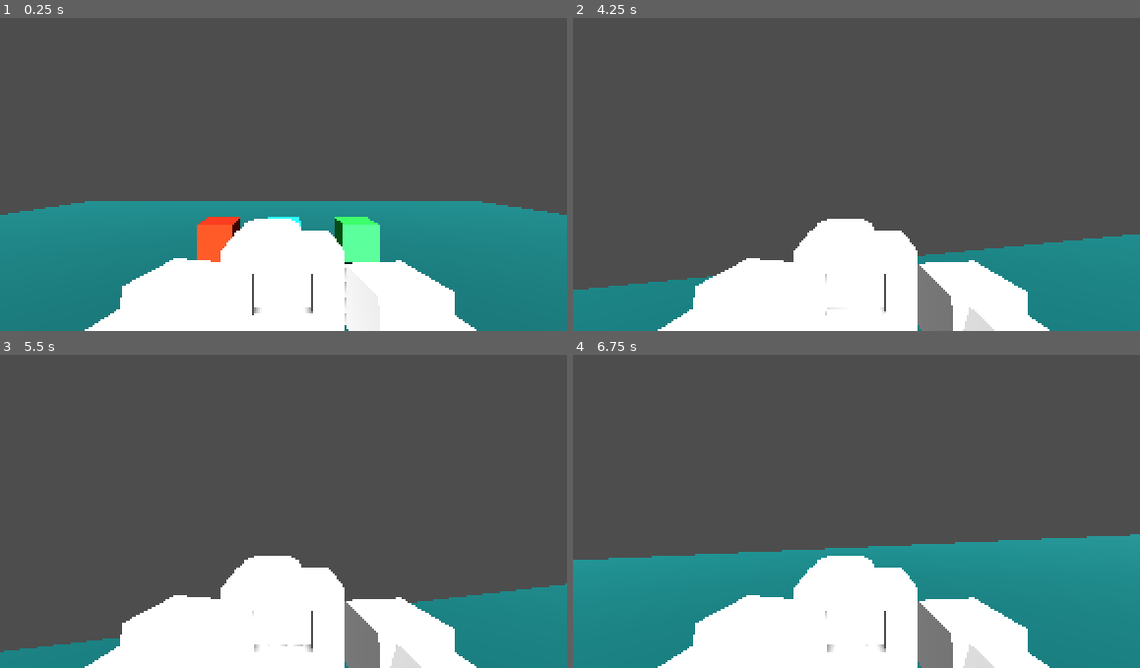
Above: before the commit, frames 1-4 (two rows, left to right).
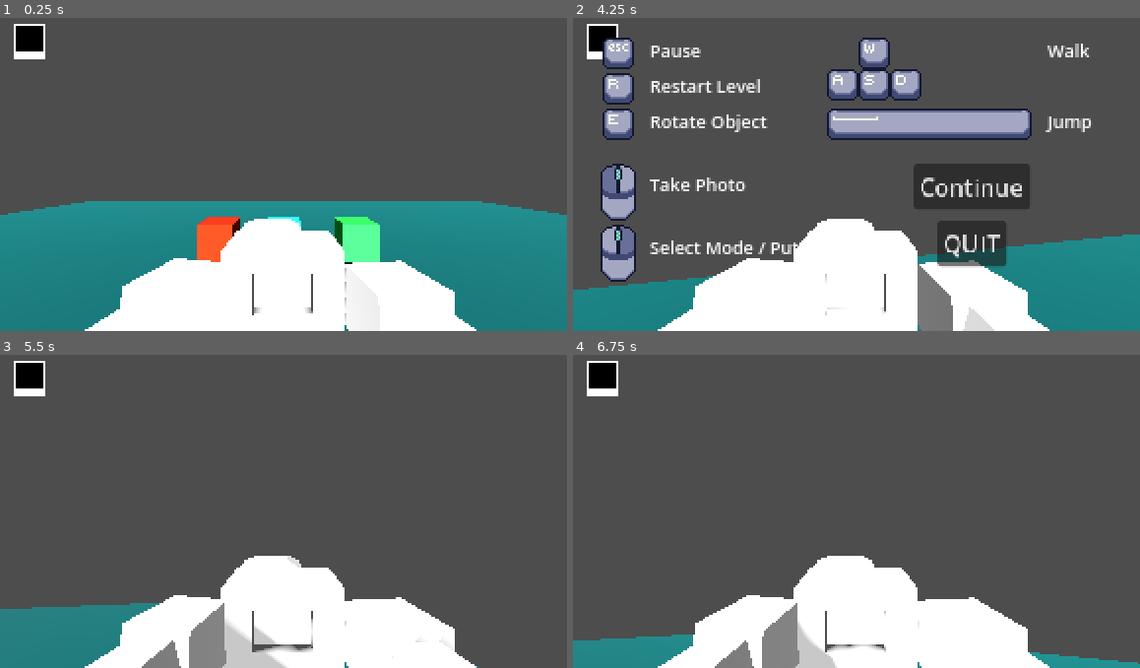
Above: after the commit, the same moments.

Repository: G4vp/TheCopyCam
Game: Godot game, scene res://Scenes/Environment/level.tscn
The game is run twice, just before and just after one commit, with the same random seed, the same clock (stepped at 60 frames per second) and the same inputs.
Inputs (mouse positions are in pixels of both pictures, inside the frame that each line leads up to):
- Up to frame 1 (0.25 s): no input
- Up to frame 2 (4.25 s): move the mouse to (884, 171) at 0.52 s; hold Up (move_up) from 0.53 s (still down); tap Space (jump) at 0.6, 0.77, 1.07, 1.52, 1.55, 1.82, 2.3, 3.02, 3.05, 3.32, 3.6, 3.77, 4.07 s; move the mouse to (828, 171) at 1.27 s; click (828, 171) at 1.35 s; move the mouse to (873, 165) at 2.02 s; hold Right mouse button (action_2) 2.03-2.78 s; move the mouse to (850, 177) at 2.77 s; tap Q (rotate_y, bound only before the commit) at 2.85 s; move the mouse to (901, 174) at 3.52 s; tap Escape (pause) at 4.15 s
- Up to frame 3 (5.5 s): release Up (move_up) at 4.25 s; click (396, 524) at 4.25 s, where only the run after the commit has a clickable "Continue"; move the mouse to (113, 461) at 5.02 s; hold A (move_left) from 5.03 s (still down); click (113, 461) at 5.1 s; tap Space (jump) at 5.27, 5.3 s
- Up to frame 4 (6.75 s): tap Space (jump) at 5.57, 6.05 s; move the mouse to (884, 508) at 5.77 s; release A (move_left) at 5.78 s; hold Down (move_down) 5.78-6.53 s; hold Right mouse button (action_2) 5.78-6.53 s; move the mouse to (771, 430) at 6.52 s; hold E (inventory_right) from 6.53 s (still down); tap Q (rotate_y, bound only before the commit) at 6.6 s

The runs differ from the first frame. In frame 1, 0.6% of the frame differs, in the area x 2-8%, y 1-14%; in frame 2, 17%; in frame 3, 12%; in frame 4, 25%, in the area x 0-100%, y 1-100%.

Commit message:
Pause Menu

Diff:
--- /dev/null
+++ b/Scenes/Characters/PauseSystem.gd
@@ -0,0 +1,32 @@
+extends Control
+
+@onready var _pause_control = $PauseControl
+@onready var _isPause: bool = false
+# Called when the node enters the scene tree for the first time.
+func _ready():
+	pass # Replace with function body.
+
+
+# Called every frame. 'delta' is the elapsed time since the previous frame.
+func _process(delta):
+	pass
+func _input(event):
+
+	if event.is_action_pressed("pause"):
+		if _isPause:
+			Input.mouse_mode = Input.MOUSE_MODE_CAPTURED
+			_pause_control.hide()
+			_isPause = false
+		else:
+			Input.mouse_mode = Input.MOUSE_MODE_VISIBLE
+			_pause_control.show()
+			_isPause = true
+
+func _on_quit_button_pressed():
+	get_tree().quit()
+
+
+func _on_continue_pressed():
+	Input.mouse_mode = Input.MOUSE_MODE_CAPTURED
+	_pause_control.hide()
+	_isPause = false
--- a/Scenes/Characters/player.gd
+++ b/Scenes/Characters/player.gd
@@ -41,11 +41,6 @@
 
 func _input(event):
 
-	if event.is_action_pressed("pause"):
-		if Input.mouse_mode == Input.MOUSE_MODE_CAPTURED:
-			Input.mouse_mode = Input.MOUSE_MODE_VISIBLE
-		else:
-			Input.mouse_mode = Input.MOUSE_MODE_CAPTURED
 	if event.is_action_pressed("reload"):
 		get_tree().reload_current_scene()
 
--- a/Scenes/Characters/player.tscn
+++ b/Scenes/Characters/player.tscn
@@ -1,11 +1,22 @@
-[gd_scene load_steps=8 format=3 uid="uid://fdlxo75d2rod"]
+[gd_scene load_steps=17 format=3 uid="uid://fdlxo75d2rod"]
 
 [ext_resource type="Script" path="res://Scenes/Characters/player.gd" id="1_owhbk"]
 [ext_resource type="PackedScene" uid="uid://ne5cs2fwwukg" path="res://Scenes/Characters/copy_cam_controller.tscn" id="2_vstre"]
 [ext_resource type="PackedScene" uid="uid://bvmsos1o25l15" path="res://Assets/Models/arms.glb" id="3_7nt2v"]
 [ext_resource type="Script" path="res://Scenes/Characters/photos_frame_control.gd" id="4_fpn8k"]
+[ext_resource type="Script" path="res://Scenes/Characters/PauseSystem.gd" id="5_e4ib5"]
+[ext_resource type="Texture2D" uid="uid://dmxywit4111c0" path="res://Assets/UI/r.png" id="5_fngb3"]
+[ext_resource type="Texture2D" uid="uid://vsgtaaeeg5n5" path="res://Assets/UI/esc.png" id="5_hl0lh"]
+[ext_resource type="Texture2D" uid="uid://r0bgsfqxya2a" path="res://Assets/UI/right_button.png" id="6_ut8jn"]
+[ext_resource type="Texture2D" uid="uid://m2o1wyr7ugew" path="res://Assets/UI/space.png" id="6_xyb0c"]
+[ext_resource type="Texture2D" uid="uid://db0ix3lqsk1ib" path="res://Assets/UI/wasds.png" id="7_3sgf4"]
+[ext_resource type="Texture2D" uid="uid://2xsr63e8jfhs" path="res://Assets/UI/e.png" id="9_ho2sg"]
+[ext_resource type="Texture2D" uid="uid://daox03s57jvch" path="res://Assets/UI/left_button.png" id="10_pu45q"]
 
 [sub_resource type="SeparationRayShape3D" id="SeparationRayShape3D_qvoft"]
+
+[sub_resource type="LabelSettings" id="LabelSettings_b3kuv"]
+font_size = 9
 
 [sub_resource type="CapsuleShape3D" id="CapsuleShape3D_11kdu"]
 
@@ -58,6 +69,185 @@
 mouse_filter = 2
 script = ExtResource("4_fpn8k")
 COPY_CAM_CONTROLLER = NodePath("../CameraController/CopyCamController")
+
+[node name="PauseSystem" type="Control" parent="."]
+layout_mode = 3
+anchors_preset = 15
+anchor_right = 1.0
+anchor_bottom = 1.0
+offset_left = 7.0
+offset_top = 7.0
+offset_right = 7.0
+offset_bottom = 7.0
+grow_horizontal = 2
+grow_vertical = 2
+size_flags_horizontal = 4
+mouse_filter = 1
+mouse_force_pass_scroll_events = false
+script = ExtResource("5_e4ib5")
+
+[node name="PauseControl" type="Control" parent="PauseSystem"]
+visible = false
+anchors_preset = 0
+offset_right = 40.0
+offset_bottom = 40.0
+
+[node name="Pause" type="Control" parent="PauseSystem/PauseControl"]
+anchors_preset = 0
+offset_left = 2.0
+offset_top = 8.0
+offset_right = 42.0
+offset_bottom = 48.0
+mouse_filter = 2
+
+[node name="Esc" type="TextureRect" parent="PauseSystem/PauseControl/Pause"]
+layout_mode = 2
+offset_left = 8.0
+offset_right = 20.0
+offset_bottom = 12.0
+grow_horizontal = 2
+grow_vertical = 2
+size_flags_horizontal = 4
+size_flags_stretch_ratio = 0.0
+texture = ExtResource("5_hl0lh")
+
+[node name="Pause" type="Label" parent="PauseSystem/PauseControl/Pause"]
+layout_mode = 0
+offset_left = 30.0
+offset_top = -2.0
+offset_right = 57.0
+offset_bottom = 14.0
+text = "Pause"
+label_settings = SubResource("LabelSettings_b3kuv")
+
+[node name="KeyBoard" type="Control" parent="PauseSystem/PauseControl"]
+anchors_preset = 0
+offset_top = 40.0
+offset_right = 40.0
+offset_bottom = 80.0
+mouse_filter = 2
+
+[node name="Space" type="TextureRect" parent="PauseSystem/PauseControl/KeyBoard"]
+layout_mode = 0
+offset_left = 122.0
+offset_top = 2.0
+offset_right = 226.0
+offset_bottom = 18.0
+texture = ExtResource("6_xyb0c")
+
+[node name="WASD" type="TextureRect" parent="PauseSystem/PauseControl/KeyBoard"]
+layout_mode = 0
+offset_left = 122.0
+offset_top = -34.0
+offset_right = 170.0
+offset_bottom = -2.0
+texture = ExtResource("7_3sgf4")
+
+[node name="R" type="TextureRect" parent="PauseSystem/PauseControl/KeyBoard"]
+layout_mode = 0
+offset_left = 8.0
+offset_top = -16.0
+offset_right = 24.0
+texture = ExtResource("5_fngb3")
+
+[node name="walk" type="Label" parent="PauseSystem/PauseControl/KeyBoard"]
+offset_left = 234.0
+offset_top = -34.0
+offset_right = 261.0
+offset_bottom = -18.0
+text = "Walk"
+label_settings = SubResource("LabelSettings_b3kuv")
+
+[node name="jump" type="Label" parent="PauseSystem/PauseControl/KeyBoard"]
+offset_left = 234.0
+offset_top = 2.0
+offset_right = 261.0
+offset_bottom = 18.0
+text = "Jump
+"
+label_settings = SubResource("LabelSettings_b3kuv")
+
+[node name="Restart" type="Label" parent="PauseSystem/PauseControl/KeyBoard"]
+offset_left = 32.0
+offset_top = -16.0
+offset_right = 89.0
+text = "Restart Level"
+label_settings = SubResource("LabelSettings_b3kuv")
+
+[node name="E" type="TextureRect" parent="PauseSystem/PauseControl/KeyBoard"]
+layout_mode = 0
+offset_left = 8.0
+offset_top = 2.0
+offset_right = 24.0
+offset_bottom = 18.0
+texture = ExtResource("9_ho2sg")
+
+[node name="Rotate" type="Label" parent="PauseSystem/PauseControl/KeyBoard"]
+offset_left = 32.0
+offset_top = 2.0
+offset_right = 92.0
+offset_bottom = 18.0
+text = "Rotate Object"
+label_settings = SubResource("LabelSettings_b3kuv")
+
+[node name="Mouse" type="Control" parent="PauseSystem/PauseControl"]
+anchors_preset = 0
+offset_left = -17.0
+offset_top = 6.0
+offset_right = 23.0
+offset_bottom = 46.0
+mouse_filter = 2
+
+[node name="TextureRect" type="TextureRect" parent="PauseSystem/PauseControl/Mouse"]
+layout_mode = 0
+offset_left = 24.0
+offset_top = 95.0
+offset_right = 42.0
+offset_bottom = 124.0
+texture = ExtResource("6_ut8jn")
+
+[node name="Left" type="Label" parent="PauseSystem/PauseControl/Mouse"]
+offset_left = 49.0
+offset_top = 68.0
+offset_right = 98.0
+offset_bottom = 84.0
+text = "Take Photo"
+label_settings = SubResource("LabelSettings_b3kuv")
+
+[node name="Right" type="Label" parent="PauseSystem/PauseControl/Mouse"]
+offset_left = 49.0
+offset_top = 100.0
+offset_right = 153.0
+offset_bottom = 116.0
+text = "Select Mode / Put Photo"
+label_settings = SubResource("LabelSettings_b3kuv")
+
+[node name="TextureRect2" type="TextureRect" parent="PauseSystem/PauseControl/Mouse"]
+layout_mode = 0
+offset_left = 24.0
+offset_top = 64.0
+offset_right = 36.0
+offset_bottom = 80.0
+texture = ExtResource("10_pu45q")
+
+[node name="QuitButton" type="Button" parent="PauseSystem/PauseControl"]
+layout_mode = 0
+offset_left = 178.0
+offset_top = 99.0
+offset_right = 225.0
+offset_bottom = 130.0
+scale = Vector2(0.75, 0.75)
+text = "QUIT"
+
+[node name="Continue" type="Button" parent="PauseSystem/PauseControl"]
+layout_mode = 0
+offset_left = 166.0
+offset_top = 70.0
+offset_right = 245.0
+offset_bottom = 101.0
+scale = Vector2(0.75, 0.75)
+text = "Continue
+"
 
 [node name="CollisionShape3D" type="CollisionShape3D" parent="."]
 shape = SubResource("CapsuleShape3D_11kdu")
@@ -70,3 +260,5 @@
 
 [connection signal="add_photos_frames" from="CameraController/CopyCamController" to="PhotosFrameControl" method="_on_add_photos_frames"]
 [connection signal="hide_photos_frames" from="CameraController/CopyCamController" to="PhotosFrameControl" method="_on_hide_photos_frames"]
+[connection signal="pressed" from="PauseSystem/PauseControl/QuitButton" to="PauseSystem" method="_on_quit_button_pressed"]
+[connection signal="pressed" from="PauseSystem/PauseControl/Continue" to="PauseSystem" method="_on_continue_pressed"]
--- a/Scenes/Environment/level.tscn
+++ b/Scenes/Environment/level.tscn
@@ -18,6 +18,7 @@
 
 [node name="Player" parent="." instance=ExtResource("1_sj7s6")]
 transform = Transform3D(1, 0, 0, 0, 1, 0, 0, 0, 1, 0, 3, 0)
+MAX_PHOTOS = 1
 
 [node name="DirectionalLight3D" type="DirectionalLight3D" parent="."]
 transform = Transform3D(1, 0, 0, 0, 0.827061, 0.562112, 0, -0.562112, 0.827061, 0, 18.0007, 16.1436)
--- a/project.godot
+++ b/project.godot
@@ -91,11 +91,10 @@
 }
 rotate_y={
 "deadzone": 0.5,
-"events": [Object(InputEventKey,"resource_local_to_scene":false,"resource_name":"","device":-1,"window_id":0,"alt_pressed":false,"shift_pressed":false,"ctrl_pressed":false,"meta_pressed":false,"pressed":false,"keycode":0,"physical_keycode":81,"key_label":0,"unicode":113,"echo":false,"script":null)
-]
-}
-rotate_z={
-"deadzone": 0.5,
 "events": [Object(InputEventKey,"resource_local_to_scene":false,"resource_name":"","device":-1,"window_id":0,"alt_pressed":false,"shift_pressed":false,"ctrl_pressed":false,"meta_pressed":false,"pressed":false,"keycode":0,"physical_keycode":69,"key_label":0,"unicode":101,"echo":false,"script":null)
 ]
 }
+
+[rendering]
+
+textures/canvas_textures/default_texture_filter=0
Binary file added: Assets/UI/e.aseprite
Binary file added: Assets/UI/e.png
Not shown, added: Assets/UI/e.png.import
Binary file added: Assets/UI/esc.png
Not shown, added: Assets/UI/esc.png.import
Binary file added: Assets/UI/left_button.png
Not shown, added: Assets/UI/left_button.png.import
Binary file added: Assets/UI/r.png
Not shown, added: Assets/UI/r.png.import
Binary file added: Assets/UI/right_button.png
Not shown, added: Assets/UI/right_button.png.import
Binary file added: Assets/UI/space.png
(and 5 more such lines)
